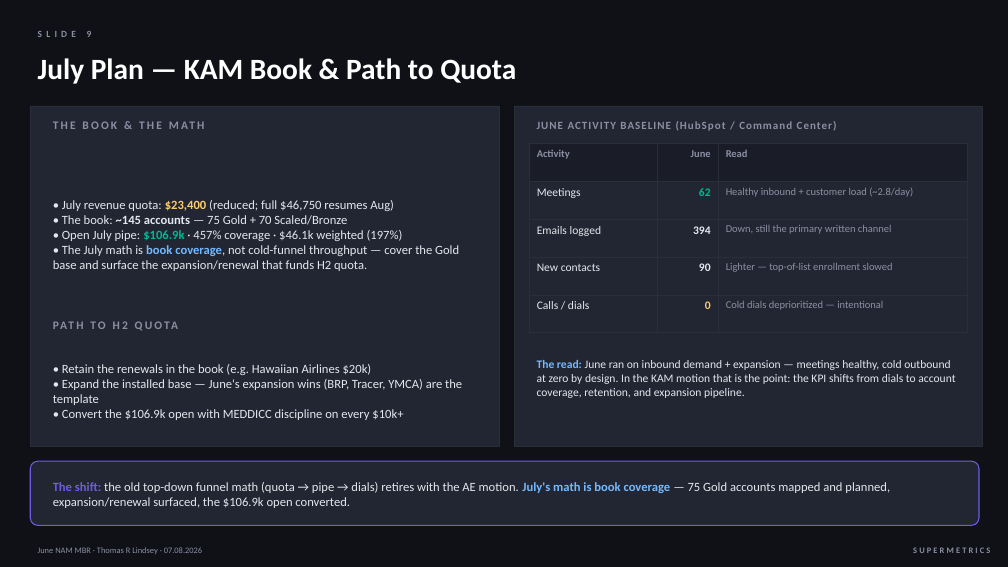
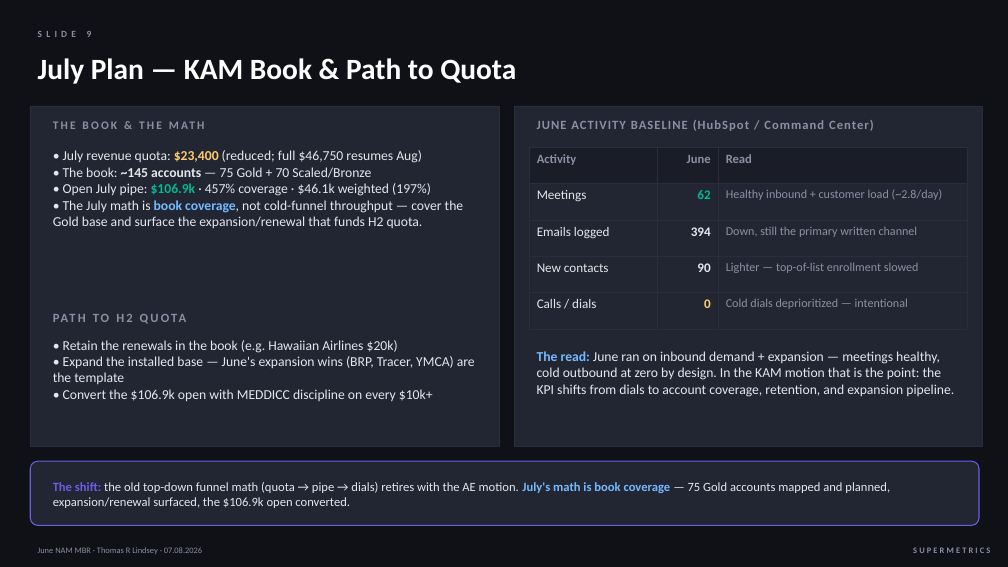
Before and after one commit to thommi2phones/Sales-Coach, a slide deck: slide 9 of June_2026_NAM_MBR.pptx. Drawn at 1008x567 pixels with LibreOffice and Linux fonts; fonts in the diff are those of the drawing. Boxes give left, top, right and bottom in pixels: in the first picture for what was removed or moved away, otherwise in the second. Text is boxed around its words. In the diff, an @@ line names an element or a change of style, - is before the commit and + after.

```diff
--- a/June_2026_NAM_MBR.pptx
+++ b/June_2026_NAM_MBR.pptx
@@ text "JUNE ACTIVITY BASELINE (HubSpot / ..." at box(537, 120, 874, 131): size 10.5 to 12 pt @@
@@ text "• July revenue quota: $23,400 ..." at box(53, 150, 463, 228): size 12 to 13 pt; vertical alignment middle to top @@
@@ table at box(529, 147, 968, 313) @@
@@ size 10 to 12 pt in "Activity", "June", "Read" @@
@@ size 11 to 12.5 pt in "Meetings", "62", "Emails logged", "394" and 4 more places @@
@@ size 10 to 11.5 pt in "Healthy inbound + customer load (~2.8/day)", "Down, still the primary written channel", "Lighter — top-of-list enrollment slowed", "Cold dials deprioritized — intentional" @@
@@ text "PATH TO H2 QUOTA": place and size @@
-text "PATH TO H2 QUOTA" at box(45, 314, 484, 337)
+text "PATH TO H2 QUOTA" at box(45, 306, 484, 329)
@@ text "PATH TO H2 QUOTA" at box(45, 306, 484, 329): size 11 to 12 pt @@
@@ text "• Retain the renewals in ...": place and size @@
-text "• Retain the renewals in ..." at box(53, 364, 462, 420)
+text "• Retain the renewals in ..." at box(53, 340, 475, 401)
@@ text "• Retain the renewals in ..." at box(53, 340, 475, 401): size 12 to 13 pt; vertical alignment middle to top @@
@@ text "The read: June ran on ...": place and size @@
-text "The read: June ran on ..." at box(537, 360, 955, 398)
+text "The read: June ran on ..." at box(537, 351, 954, 397)
@@ text "The read: June ran on ..." at box(537, 351, 954, 397): size 11 to 13 pt; vertical alignment middle to top @@
```
Also in this commit, not shown: 6 other slides changed, 1 other file.
